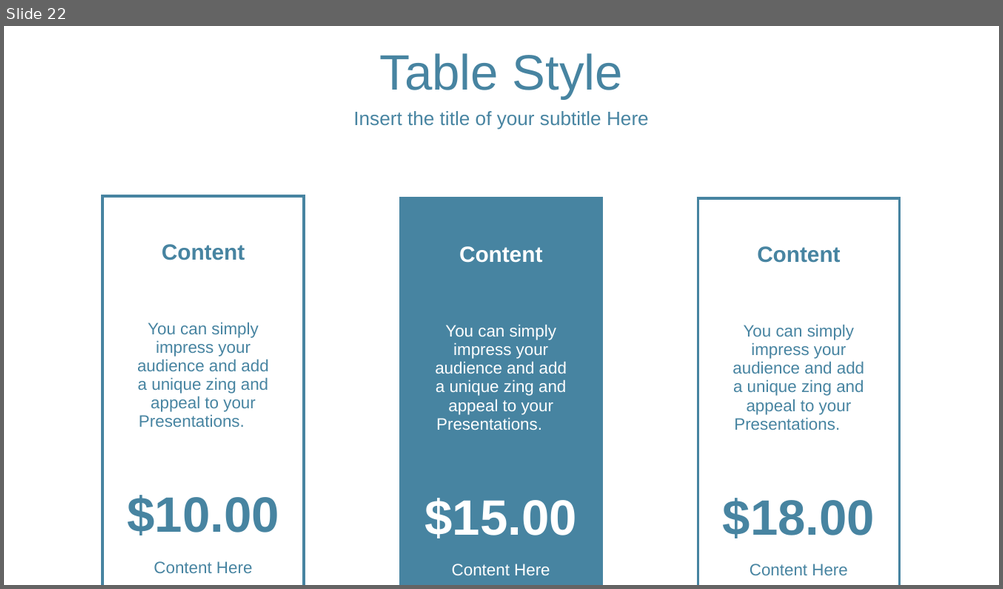
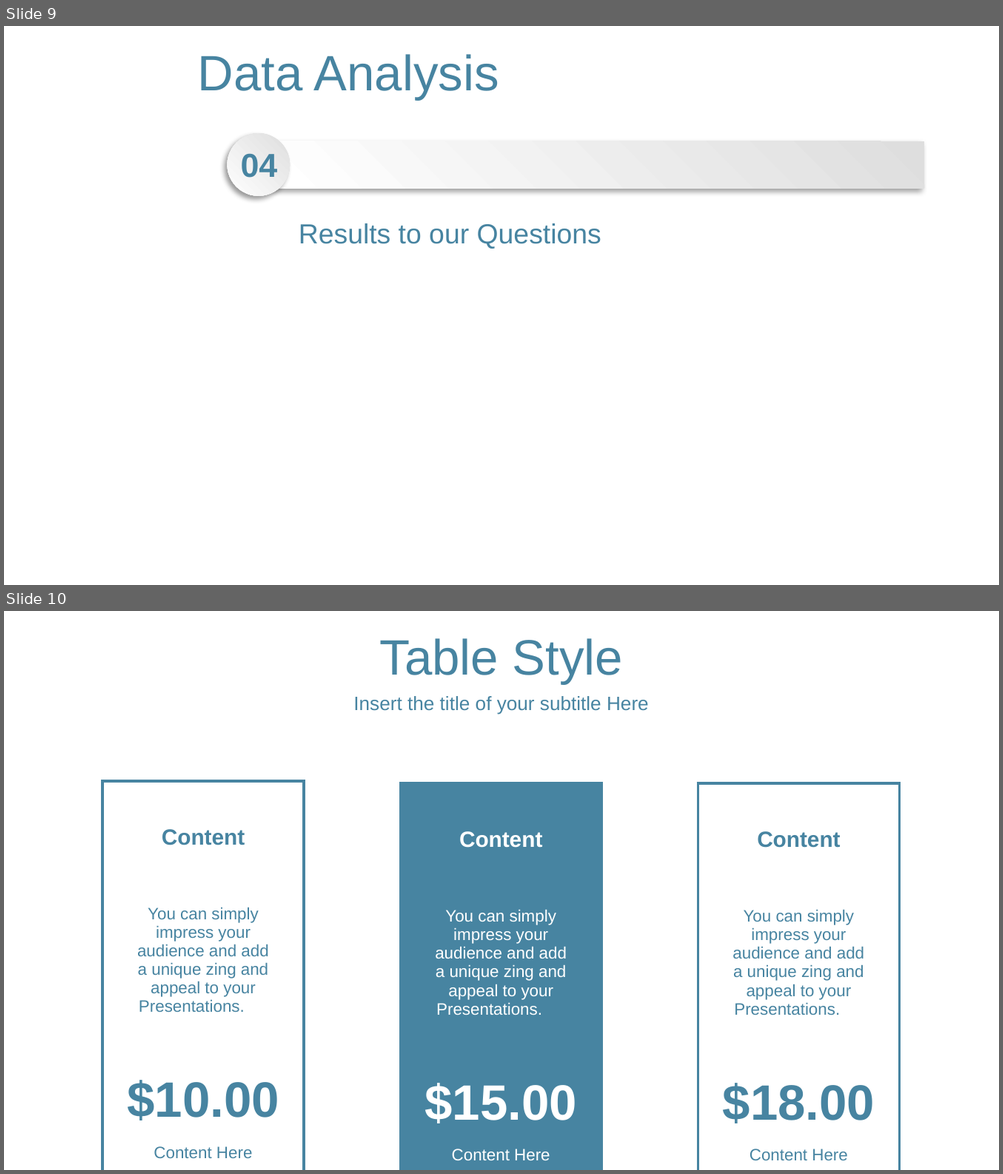
Before and after one commit to LoriHarris/Real_Estate_Affordability, a slide deck: RealEstate Project.pptx. Shown one above the other, each under a label of ours: slide 22 before the commit, slides 9 and 10 after it. The pictures are 1003x589 and 1003x1174 pixels, drawn with LibreOffice and Linux fonts; fonts in the diff are those of the drawing; background and template pictures are left out. Boxes give left, top, right and bottom in pixels: in the first picture for what was removed or moved away, otherwise in the second. Text is boxed around its words. In the diff, an @@ line names an element or a change of style, - is before the commit and + after.

```diff
--- a/RealEstate Project.pptx
+++ b/RealEstate Project.pptx
@@ slide 9 added at (x1=4, y1=26, x2=999, y2=585), background picture (left out) @@
@@ text added at (x1=198, y1=54, x2=499, y2=100), 36 pt, text #4784A1 @@
+Data Analysis
@@ ellipse added at (x1=227, y1=133, x2=290, y2=196), fill gradient #DEDEDE to #FFFFFF @@
@@ text added at (x1=241, y1=153, x2=278, y2=178), 24 pt, text #4784A1, bold @@
+04
@@ rectangle added at (x1=275, y1=141, x2=925, y2=188), fill gradient #DEDEDE to #FFFFFF @@
@@ text added at (x1=299, y1=224, x2=601, y2=249), 20 pt, text #4784A1 @@
+Results to our Questions
@@ what was slide 22 is now slide 10 @@
```
Also in this commit, not shown: 1 slide changed, 12 other slides added, 8 slides removed.
